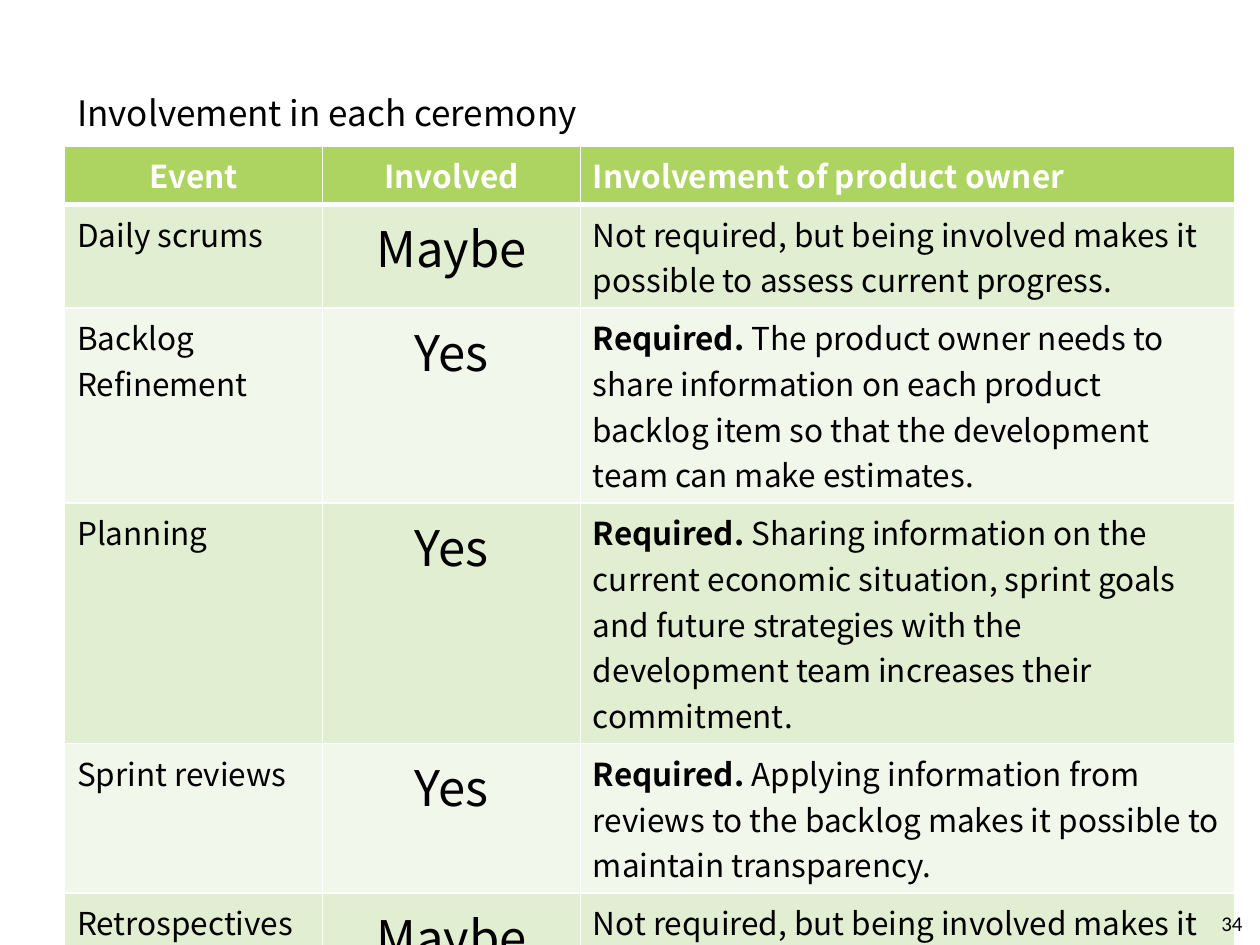
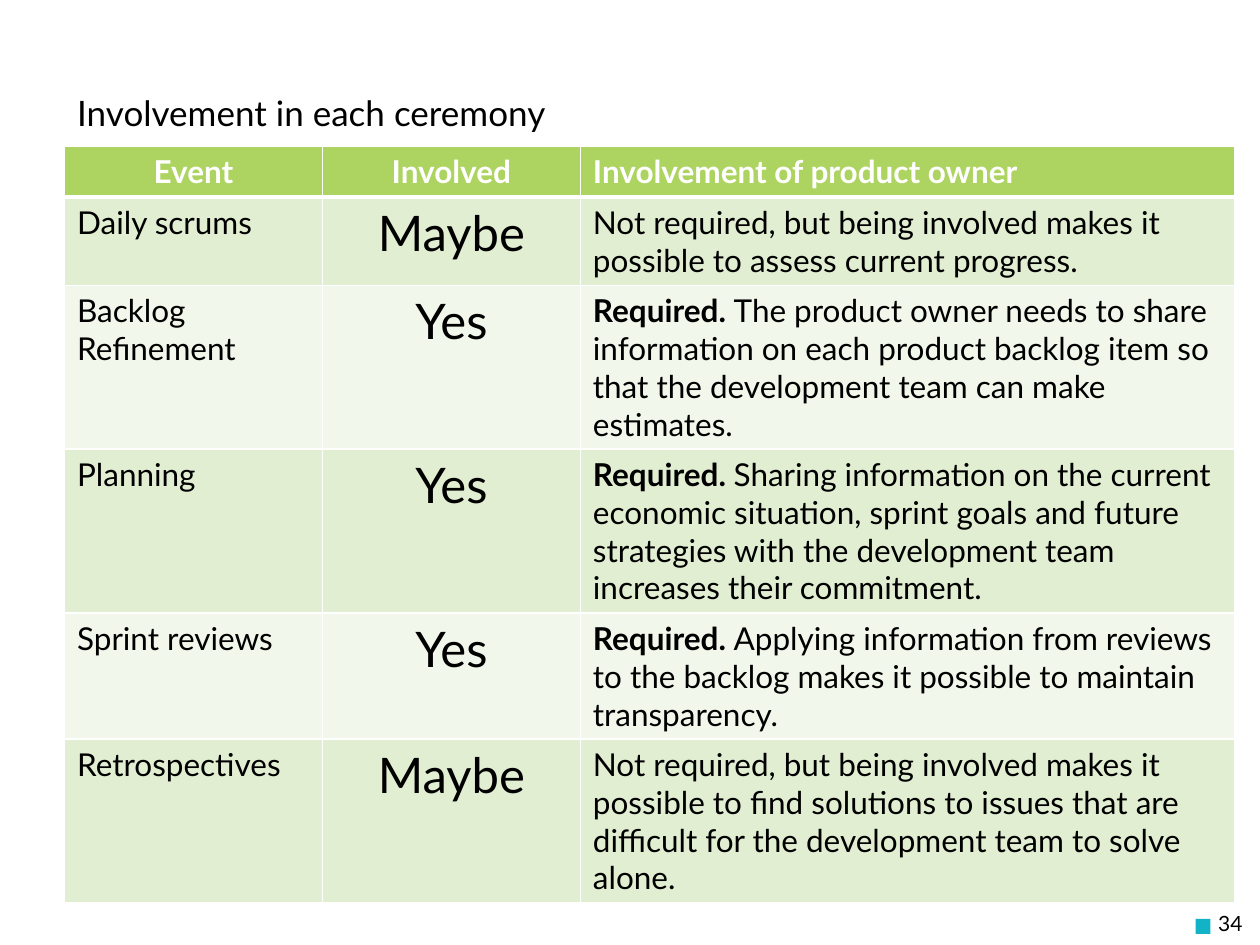
Before and after one commit to Fintan-contents/role-of-product-owner, a slide deck: slide 34 of en/docs/Role_of_product_owners.pptx. Drawn at 1260x945 pixels with LibreOffice and Linux fonts; fonts in the diff are those of the drawing; background and template pictures are left out. Boxes give left, top, right and bottom in pixels: in the first picture for what was removed or moved away, otherwise in the second. Text is boxed around its words. In the diff, an @@ line names an element or a change of style, - is before the commit and + after.

```diff
--- a/en/docs/Role_of_product_owners.pptx
+++ b/en/docs/Role_of_product_owners.pptx
@@ title "Involvement in each ceremony" at <box>77,100,545,132</box>: font Noto Sans CJK JP to Lato @@
@@ table at <box>64,146,1236,903</box> @@
@@ font Noto Sans CJK JP to Lato @@
@@ page number at <box>1218,915,1242,931</box>: font Calibri to Lato @@
```
Also in this commit, not shown: 33 other slides changed, 1 other file.
